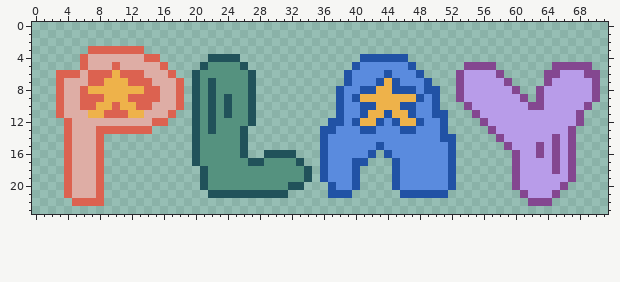
Pixel-art file, stored at melon-jam/sprites/ase/play.ase. Above, as it was before the edit.
72x24 pixels, 1 frame.
The result:
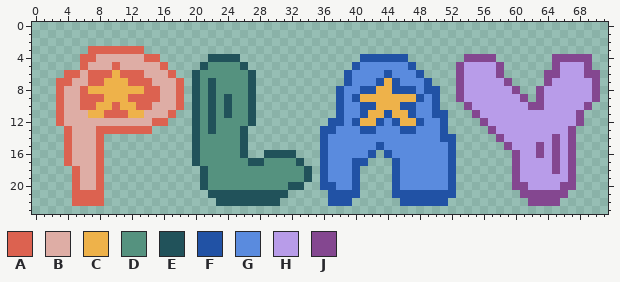
Palette (. is transparent): A #dc6250  B #deada5  C #eeb24a  D #55927f  E #21525a  F #2152a5  G #5a8bde  H #b89ce9  J #844790
What changed:
y 4: x 7 B -> A; x 54..57 .... -> JJJJ; x 65..69 ..... -> JJJJJ
y 5: x 53..58 .JJJJ. -> JHHHHJ; x 66..68 JJJ -> HHH
y 6: x 3 A -> .
y 7: x 4 B -> A
y 12: x 3..4 .A -> AB
y 18..19: x 4..5 AB -> .A
y 20: x 4..5 AB -> .A; x 36 . -> F; x 61 H -> J; x 67 . -> J
y 21: x 4..7 ABBB -> .AAA; x 40 . -> F; x 45 . -> F; x 52 . -> F; x 62..64 HHH -> JJJ; x 66 . -> J
y 22: x 23..30 ........ -> EEEEEEEE; x 37..39 ... -> FFF; x 46..51 ...... -> FFFFFF; x 65 . -> J
